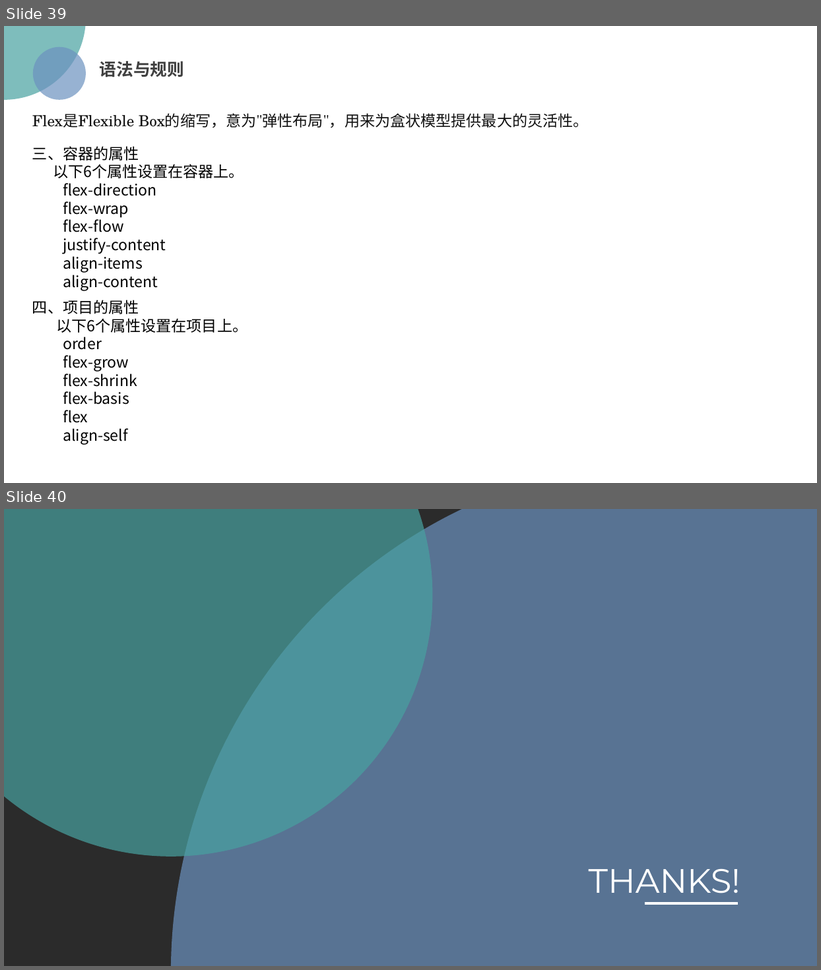
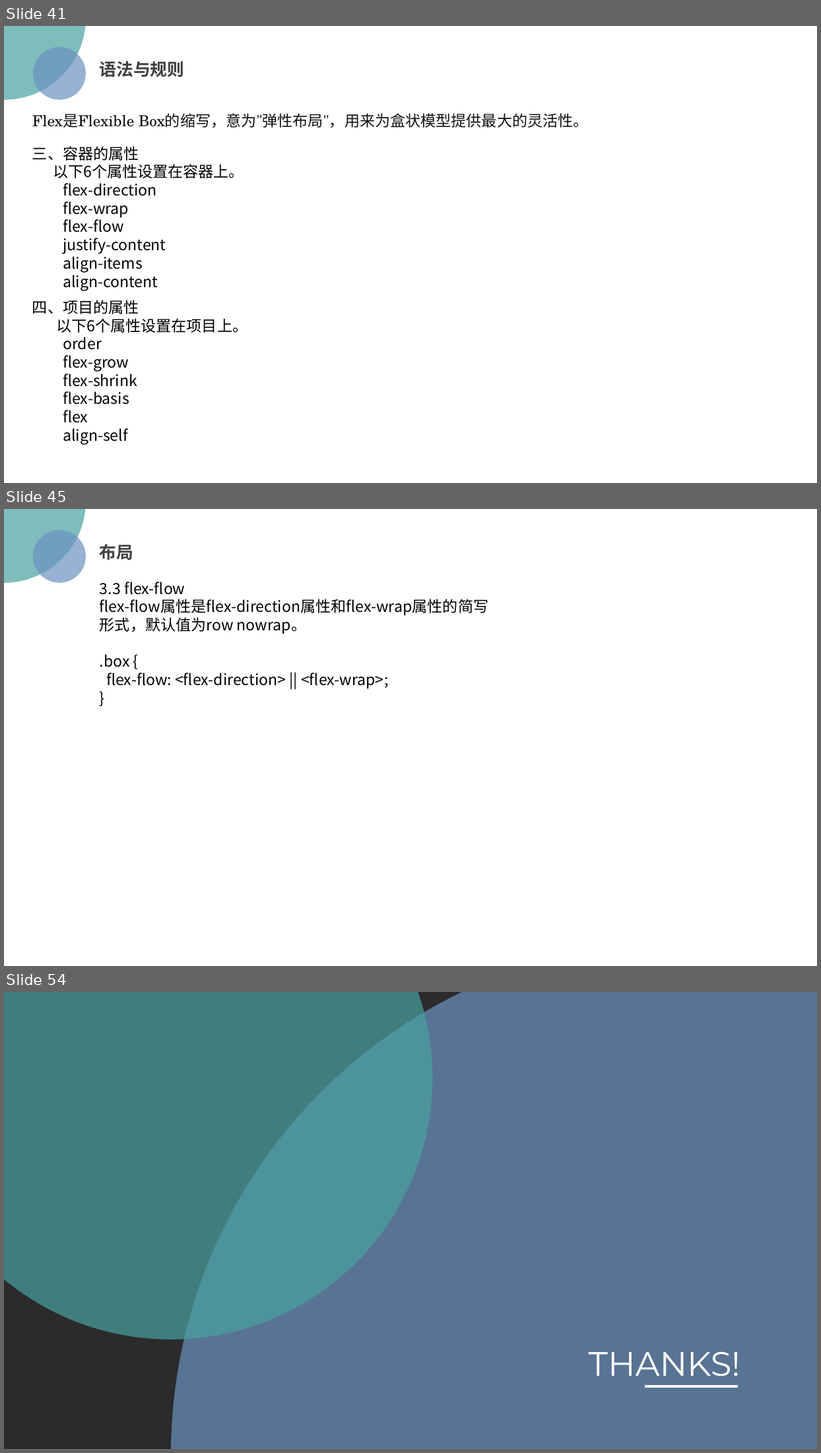
Before and after one commit to chutou/cssDemo, a slide deck: css 趣味之旅.pptx. Shown one above the other, each under a label of ours: slides 39 and 40 before the commit, slides 41, 45 and 54 after it; the slides between them are not shown. The pictures are 821x970 and 821x1453 pixels, drawn with LibreOffice and Linux fonts; fonts in the diff are those of the drawing; background and template pictures are left out; a plain dark background stands for a picture behind light text. Boxes give left, top, right and bottom in pixels: in the first picture for what was removed or moved away, otherwise in the second. Text is boxed around its words. In the diff, an @@ line names an element or a change of style, - is before the commit and + after.

```diff
--- a/css 趣味之旅.pptx
+++ b/css 趣味之旅.pptx
@@ slide 45 added at <box>4,509,817,966</box>, background picture (left out) @@
@@ ellipse added at <box>4,509,86,583</box>, fill #48A2A0 at 70% opacity @@
@@ ellipse added at <box>32,529,86,583</box>, fill #6C92C0 at 70% opacity @@
@@ text added at <box>100,544,133,560</box>, 20 pt, text #404040, bold @@
+布局
@@ text added at <box>100,582,488,689</box>, 18 pt, text #000000 @@
+3.3 flex-flow
+flex-flow属性是flex-direction属性和flex-wrap属性的简写形式，默认值为row nowrap。
+.box {
+flex-flow: <flex-direction> || <flex-wrap>;
+}
@@ what was slide 39 is now slide 41 @@
@@ what was slide 40 is now slide 54 @@
```
Also in this commit, not shown: 3 slides changed, 13 other slides added, 11 other files.
